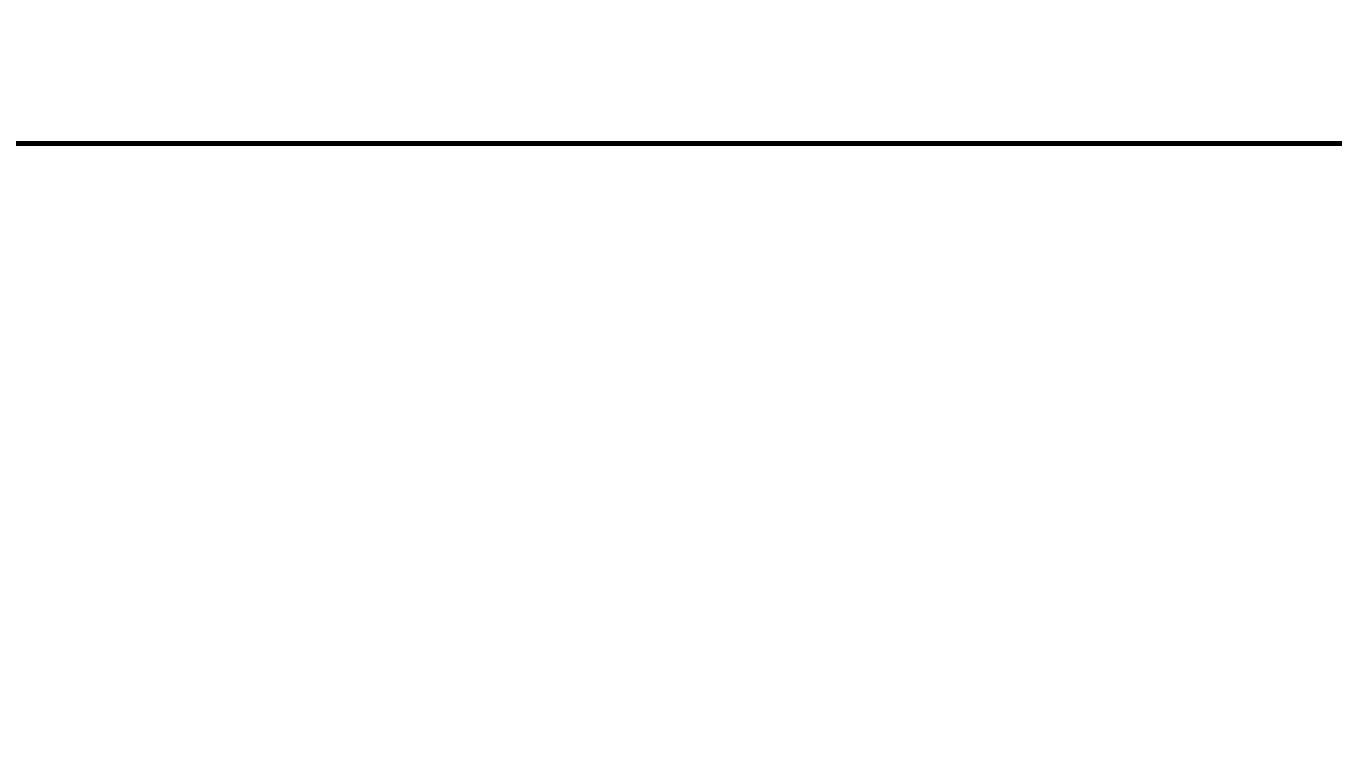
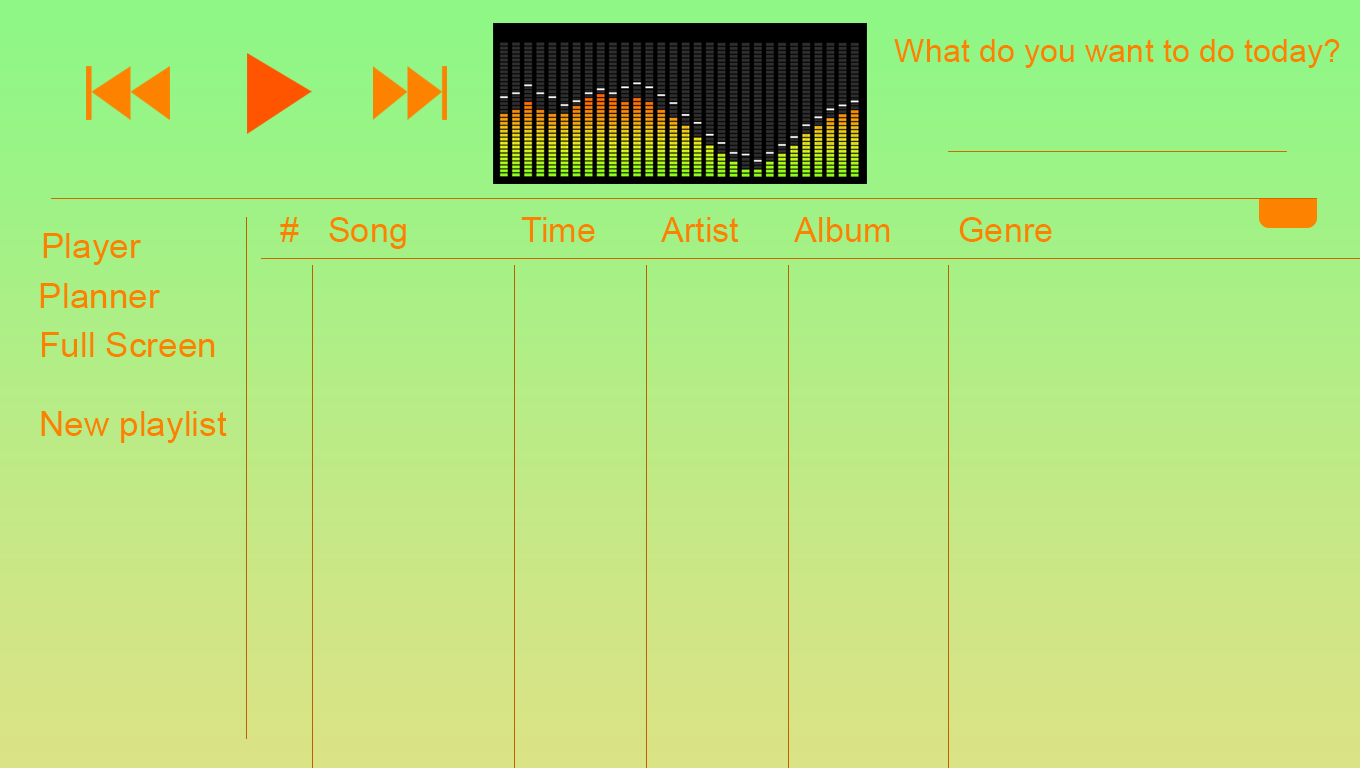
Layer changes from the first w=1360, h=768 image to the second:
removed layer "Shape 1" over [16, 141, 1342, 146]
added layer "New playlist" above "Full Screen" over [41, 411, 227, 443]
added layer "Full Screen" above "Planner" over [42, 332, 215, 357]
added layer "Planner" above "Player" over [40, 283, 161, 308]
added layer "Player" above "What do you want to do today?" over [43, 233, 142, 265]
added layer "What do you want to do today?" above "# Song Time Artist Album Genre" over [894, 39, 1340, 68]
added layer "# Song Time Artist Album Genre" above "Spectrum" over [280, 217, 1052, 249]
added layer "Spectrum" above "linie Orizontala copy" over [493, 23, 867, 184]
added layer "linie Orizontala copy" above "linie Orizontala copy 2" over [948, 151, 1287, 152]
added layer "linie Orizontala copy 2" above "linie Orizontala" over [261, 258, 1360, 259]
added layer "linie Orizontala" above "linie verticala copy 5" over [51, 198, 1317, 199]
added layer "linie verticala copy 5" above "Rounded Rectangle 1" over [948, 265, 949, 768]
added layer "Rounded Rectangle 1" above "linie verticala copy 4" over [1259, 199, 1317, 228]
added layer "linie verticala copy 4" above "linie verticala copy 3" over [788, 265, 789, 768]
added layer "linie verticala copy 3" above "linie verticala copy 2" over [646, 265, 647, 768]
added layer "linie verticala copy 2" above "linie verticala copy" over [514, 265, 515, 768]
added layer "linie verticala copy" above "linie verticala" over [312, 265, 313, 768]
added layer "linie verticala" above "Backward" over [246, 217, 247, 739]
added layer "Backward" above "Forward" over [86, 66, 170, 120]
added layer "Forward" above "play" over [373, 66, 447, 120]
added layer "play" above "Background" over [247, 53, 312, 134]
painted on "Background" over [33, 139, 1319, 537]
